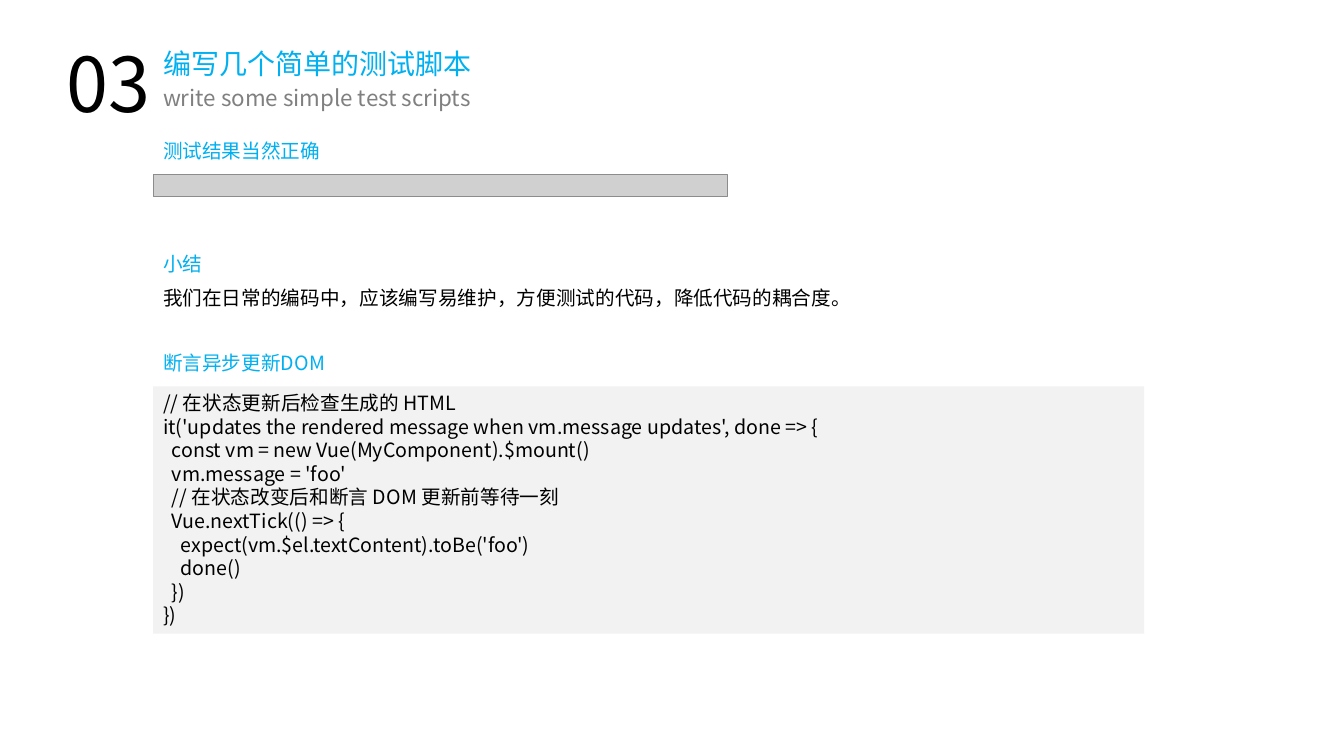
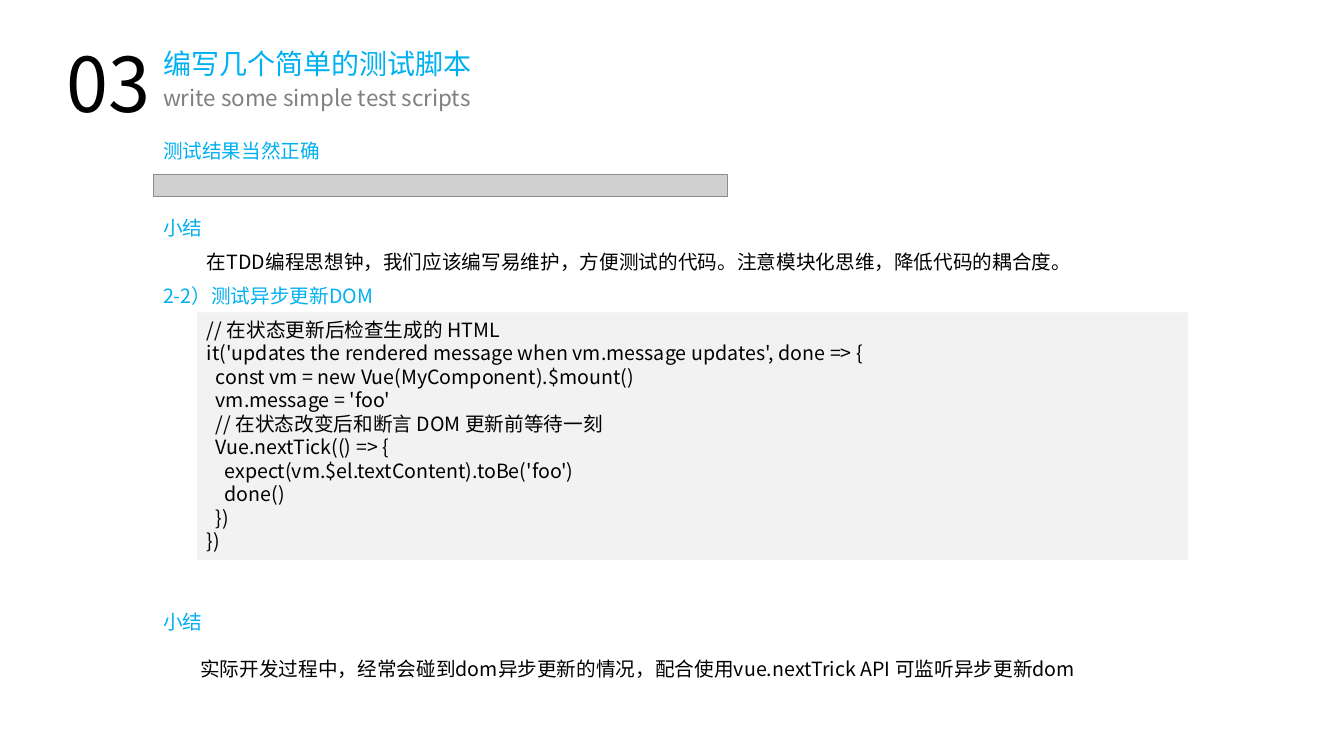
Before and after one commit to hux1ao/vue-unit-test, a slide deck: slide 19 of 单元测试.pptx (slide 13 before the commit). Drawn at 1344x756 pixels with LibreOffice and Linux fonts; fonts in the diff are those of the drawing; grey boxes stand for pictures. Boxes give left, top, right and bottom in pixels: in the first picture for what was removed or moved away, otherwise in the second. Text is boxed around its words. In the diff, an @@ line names an element or a change of style, - is before the commit and + after.

```diff
--- a/单元测试.pptx
+++ b/单元测试.pptx
@@ text "小结": place and size @@
-text "小结" at [163, 254, 202, 273]
+text "小结" at [163, 218, 202, 237]
@@ text at [207, 252, 1071, 271]: text changed @@
-我们在日常的编码中，应该编写易维护，方便测试的代码，降低代码的耦合度。
+在TDD编程思想钟，我们应该编写易维护，方便测试的代码。注意模块化思维，降低代码的耦合度。
@@ text at [163, 286, 373, 305]: text changed @@
-断言异步更新DOM
+2-2）测试异步更新DOM
@@ rectangle "// 在状态更新后检查生成的 HTML": place and size @@
-rectangle "// 在状态更新后检查生成的 HTML" at [153, 386, 1144, 634]
+rectangle "// 在状态更新后检查生成的 HTML" at [197, 313, 1188, 561]
@@ text added at [163, 612, 202, 631], 14 pt, text #00B0F0 @@
+小结
@@ text added at [200, 659, 1075, 678], 14 pt, text #000000 @@
+实际开发过程中，经常会碰到dom异步更新的情况，配合使用vue.nextTrick API 可监听异步更新dom
```
Also in this commit, not shown: 15 other slides changed, 13 slides added, 1 slide removed, 10 other files.
